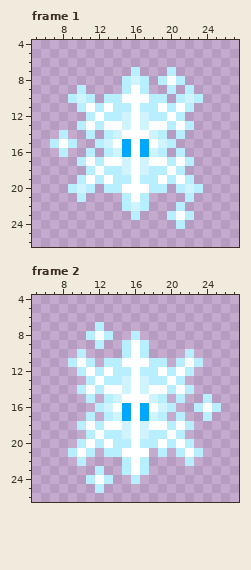
Animated GIF sprite, stored at _Data/Doll/Doll_Snow400.gif. The first picture shows the starting point.
The file is 128x128 pixels, drawn in blocks of 4x4; one block is one cell here. Shown: frame 1: x 5..27, y 4..26; frame 2: x 5..27, y 4..26.
The same view after the edit:
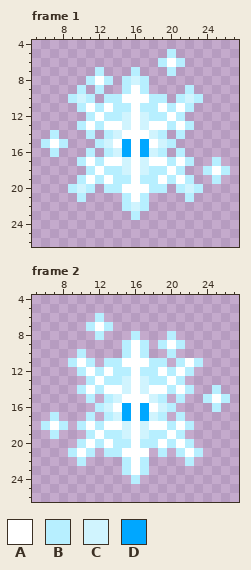
Palette (. is transparent): A #ffffff  B #b7efff  C #d0f4fe  D #00a7ff
What changed:
{"where": "frame 1"}
{"frame":1,"y":5,"x":20,"old":".","new":"B"}
{"frame":1,"y":6,"x":19,"old":"...","new":"BAB"}
{"frame":1,"y":7,"x":12,"old":".","new":"B"}
{"frame":1,"y":8,"x":11,"old":"...","new":"BAB"}
{"frame":1,"y":8,"x":19,"old":"BAB","new":"..."}
{"frame":1,"y":9,"x":12,"old":".","new":"B"}
{"frame":1,"y":9,"x":20,"old":"B","new":"."}
{"frame":1,"y":14,"x":7,"old":".B","new":"B."}
{"frame":1,"y":15,"x":6,"old":".BAB","new":"BAB."}
{"frame":1,"y":16,"x":7,"old":".B","new":"B."}
{"frame":1,"y":17,"x":25,"old":".","new":"B"}
{"frame":1,"y":18,"x":24,"old":"...","new":"BAB"}
{"frame":1,"y":19,"x":25,"old":".","new":"B"}
{"frame":1,"y":22,"x":21,"old":"B","new":"."}
{"frame":1,"y":23,"x":20,"old":"BAB","new":"..."}
{"frame":1,"y":24,"x":21,"old":"B","new":"."}
{"where": "frame 2"}
{"frame":2,"y":6,"x":12,"old":".","new":"B"}
{"frame":2,"y":7,"x":11,"old":".B.","new":"BAB"}
{"frame":2,"y":8,"x":11,"old":"BAB","new":".B."}
{"frame":2,"y":8,"x":20,"old":".","new":"B"}
{"frame":2,"y":9,"x":12,"old":"B","new":"."}
{"frame":2,"y":9,"x":19,"old":"...","new":"BAB"}
{"frame":2,"y":10,"x":20,"old":".","new":"B"}
{"frame":2,"y":10,"x":22,"old":"B","new":"."}
{"frame":2,"y":14,"x":25,"old":".","new":"B"}
{"frame":2,"y":15,"x":25,"old":"..","new":"AB"}
{"frame":2,"y":16,"x":23,"old":"BA","new":".."}
{"frame":2,"y":17,"x":7,"old":".","new":"B"}
{"frame":2,"y":17,"x":24,"old":"B","new":"."}
{"frame":2,"y":18,"x":6,"old":"...","new":"BAB"}
{"frame":2,"y":19,"x":7,"old":".","new":"B"}
{"frame":2,"y":23,"x":12,"old":"B","new":"."}
{"frame":2,"y":24,"x":11,"old":"BAB","new":"..."}
{"frame":2,"y":25,"x":12,"old":"B","new":"."}
